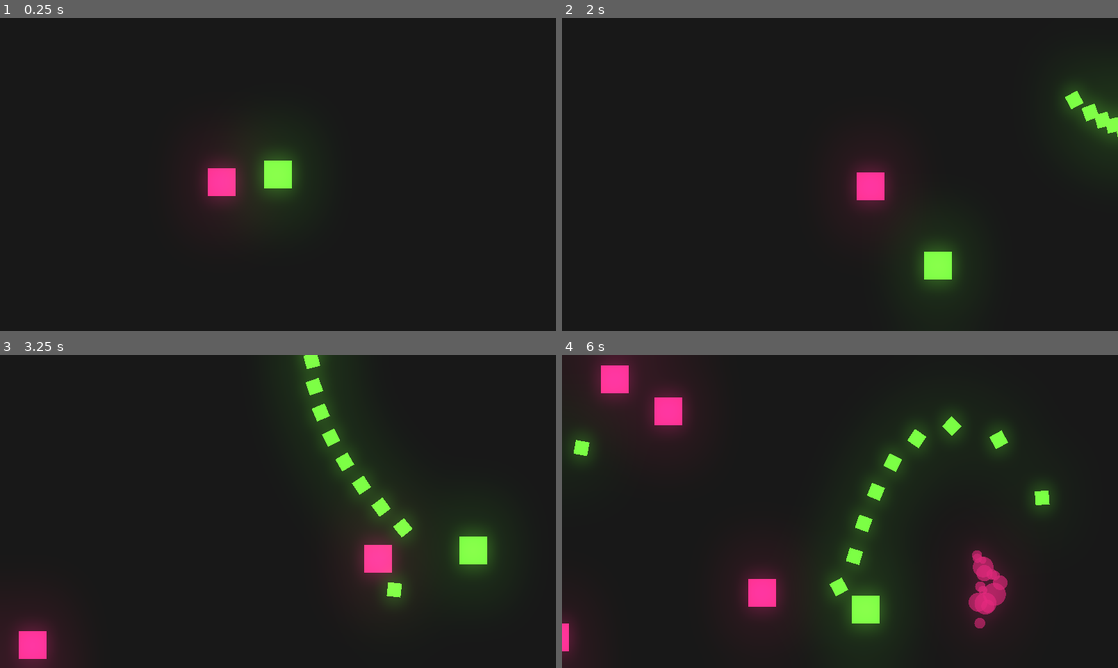
Above: before the commit, frames 1-4 (two rows, left to right).
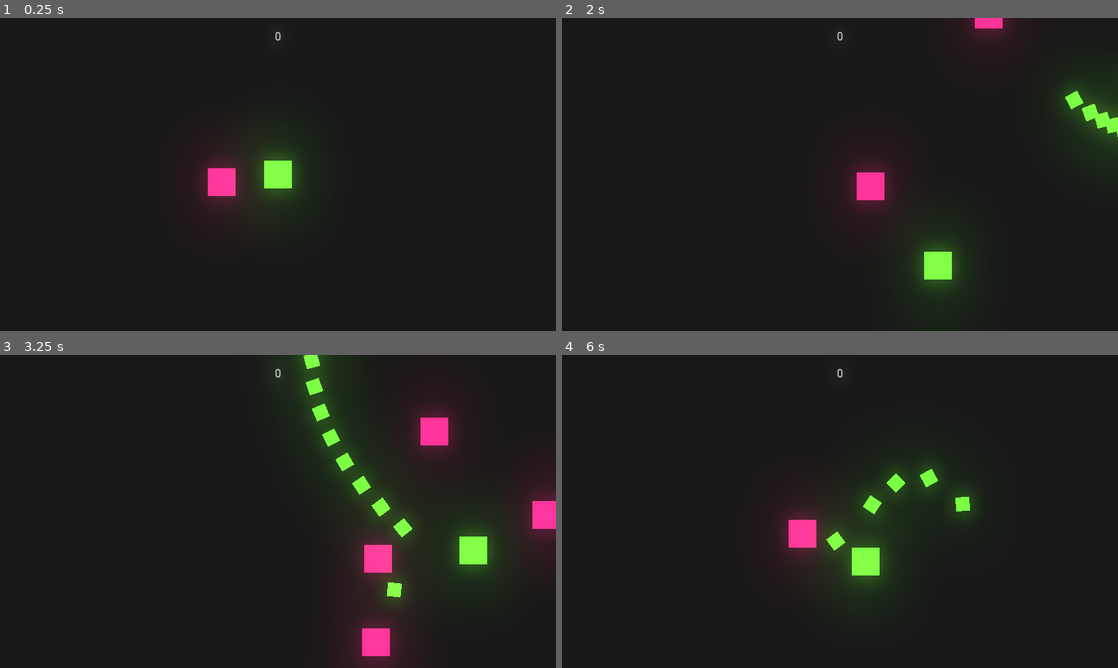
Above: after the commit, the same moments.

Repository: brunobold/CS-Project
Game: Godot game, scene res://scenes/Arena.tscn
The game is run twice, just before and just after one commit, with the same random seed, the same clock (stepped at 60 frames per second) and the same inputs.
Inputs (mouse positions are in pixels of both pictures, inside the frame that each line leads up to):
- Up to frame 1 (0.25 s): no input
- Up to frame 2 (2 s): tap Enter at 0.5 s; move the mouse to (962, 158) at 0.52 s; press the mouse at (962, 158) at 0.53 s; hold D (move_right) 0.53-1.28 s; move the mouse to (728, 190) at 1.27 s; release the mouse at (728, 190) at 1.28 s; hold S (move_down) from 1.28 s (still down); click (728, 190) at 1.35 s
- Up to frame 3 (3.25 s): move the mouse to (333, 442) at 2.02 s; release S (move_down) at 2.03 s; press the mouse at (333, 442) at 2.03 s; hold D (move_right) 2.03-2.78 s; move the mouse to (250, 574) at 2.77 s; release the mouse at (250, 574) at 2.78 s; hold W (move_up) from 2.78 s (still down); click (250, 574) at 2.85 s
- Up to frame 4 (6 s): move the mouse to (1006, 558) at 3.52 s; release W (move_up) at 3.53 s; press the mouse at (1006, 558) at 3.53 s; hold A (move_left) 3.53-5.03 s; move the mouse to (673, 464) at 4.27 s; release the mouse at (673, 464) at 4.28 s; click (673, 464) at 4.35 s; move the mouse to (867, 511) at 5.02 s; press the mouse at (867, 511) at 5.03 s; hold S (move_down) 5.03-5.78 s; move the mouse to (756, 433) at 5.77 s; release the mouse at (756, 433) at 5.78 s; hold D (move_right) from 5.78 s (still down); click (756, 433) at 5.85 s

The runs differ from the first frame. In frame 1, less than 0.1% of the frame differs, in the area x 49-51%, y 4-8%; in frame 2, 0.6%; in frame 3, 5.3%; in frame 4, 13%, in the area x 0-89%, y 0-100%.

Commit message:
Player Death, Respawning & Score
Added ability for player to die. Automatically respawns after 1.5 seconds.

Player score also added.

Diff:
--- a/scenes/Arena.tscn
+++ b/scenes/Arena.tscn
@@ -1,8 +1,9 @@
-[gd_scene load_steps=5 format=2]
+[gd_scene load_steps=6 format=2]
 
 [ext_resource path="res://scenes/Player.tscn" type="PackedScene" id=1]
 [ext_resource path="res://scripts/Arena.gd" type="Script" id=2]
 [ext_resource path="res://scenes/Enemy.tscn" type="PackedScene" id=3]
+[ext_resource path="res://scripts/Score.gd" type="Script" id=4]
 
 [sub_resource type="Environment" id=1]
 background_mode = 4
@@ -21,10 +22,30 @@
 environment = SubResource( 1 )
 
 [node name="Enemy" parent="." instance=ExtResource( 3 )]
-modulate = Color( 0.843137, 0.168627, 0.470588, 1 )
 position = Vector2( 236.235, 191.508 )
 
 [node name="Enemy_spawn_timer" type="Timer" parent="."]
 autostart = true
 
+[node name="UI" type="Node2D" parent="."]
+z_index = 20
+
+[node name="Control" type="Control" parent="UI"]
+margin_right = 640.0
+margin_bottom = 360.0
+__meta__ = {
+"_edit_use_anchors_": false
+}
+
+[node name="Score" type="Label" parent="UI/Control"]
+margin_top = 15.0
+margin_right = 640.0
+margin_bottom = 65.0
+text = "100"
+align = 1
+script = ExtResource( 4 )
+__meta__ = {
+"_edit_use_anchors_": false
+}
+
 [connection signal="timeout" from="Enemy_spawn_timer" to="." method="_on_Enemy_spawn_timer_timeout"]
--- a/scenes/Enemy.tscn
+++ b/scenes/Enemy.tscn
@@ -11,7 +11,9 @@
 texture = ExtResource( 1 )
 script = ExtResource( 2 )
 
-[node name="Hitbox" type="Area2D" parent="."]
+[node name="Hitbox" type="Area2D" parent="." groups=[
+"Enemy",
+]]
 
 [node name="CollisionShape2D" type="CollisionShape2D" parent="Hitbox"]
 visible = false
--- a/scenes/Player.tscn
+++ b/scenes/Player.tscn
@@ -1,7 +1,10 @@
-[gd_scene load_steps=3 format=2]
+[gd_scene load_steps=4 format=2]
 
 [ext_resource path="res://sprites/player.png" type="Texture" id=1]
 [ext_resource path="res://scripts/Player.gd" type="Script" id=2]
+
+[sub_resource type="RectangleShape2D" id=1]
+extents = Vector2( 16, 16 )
 
 [node name="Player" type="Sprite"]
 modulate = Color( 0.4, 0.890196, 0.227451, 1 )
@@ -13,4 +16,11 @@
 one_shot = true
 autostart = true
 
+[node name="Hitbox" type="Area2D" parent="."]
+
+[node name="CollisionShape2D" type="CollisionShape2D" parent="Hitbox"]
+visible = false
+shape = SubResource( 1 )
+
 [connection signal="timeout" from="Reload_speed" to="." method="_on_Reload_speed_timeout"]
+[connection signal="area_entered" from="Hitbox" to="." method="_on_Hitbox_area_entered"]
--- a/scripts/Arena.gd
+++ b/scripts/Arena.gd
@@ -4,6 +4,8 @@
 
 func _ready():
 	Global.node_creation_parent = self
+
+	Global.points = 0
 
 func _exit_tree():
 	Global.node_creation_parent = null
@@ -12,7 +14,7 @@
 func _on_Enemy_spawn_timer_timeout():
 	var enemy_position = Vector2(rand_range(-160, 670), rand_range(-90, 390))
 
-	while enemy_position.x < 640 and enemy_position.x > -80 or enemy_position.y < 360 and enemy_position.y > -45:
+	while enemy_position.x < 640 and enemy_position.x > -80 and enemy_position.y < 360 and enemy_position.y > -45:
 		enemy_position = Vector2(rand_range(-160, 670), rand_range(-90, 390))
 
 	Global.instance_node(enemy_1, enemy_position, self)
--- a/scripts/Enemy.gd
+++ b/scripts/Enemy.gd
@@ -18,6 +18,7 @@
 	global_position += velocity * speed * delta
 
 	if hp <= 0:
+		Global.points += 10
 		if Global.node_creation_parent != null:
 			var blood_particles_instance = Global.instance_node(blood_particles, global_position, Global.node_creation_parent)
 			blood_particles_instance.rotation = velocity.angle()
--- a/scripts/Global.gd
+++ b/scripts/Global.gd
@@ -2,6 +2,8 @@
 
 var node_creation_parent = null
 var player = null
+
+var points = 0
 
 func instance_node(node, location, parent):
 	var node_instance = node.instance()
--- a/scripts/Player.gd
+++ b/scripts/Player.gd
@@ -6,6 +6,7 @@
 var bullet = preload("res://scenes/Bullet.tscn") # Calling bullet scene.
 
 var can_shoot = true # Ability for player to shoot.
+var is_dead = false
 
 func _ready():
 	Global.player = self
@@ -20,12 +21,20 @@
 
 	velocity = velocity.normalized() # Smooth player movement at all angles.
 
-	global_position += speed * velocity * delta
+	if is_dead == false:
+		global_position += speed * velocity * delta
 
-	if Input.is_action_pressed("click") and Global.node_creation_parent != null and can_shoot: # Player Shooting
+	if Input.is_action_pressed("click") and Global.node_creation_parent != null and can_shoot and is_dead == false: # Player Shooting
 		Global.instance_node(bullet, global_position, Global.node_creation_parent)
 		$Reload_speed.start() # Reload Cooldown
 		can_shoot = false
 
 func _on_Reload_speed_timeout(): # Once cooldown is over, run function.
 	can_shoot = true
+
+func _on_Hitbox_area_entered(area):
+	if area.is_in_group("Enemy"):
+		is_dead = true
+		visible = false
+		yield(get_tree().create_timer(1.5), "timeout")
+		get_tree().reload_current_scene()
--- /dev/null
+++ b/scripts/Score.gd
@@ -0,0 +1,4 @@
+extends Label
+
+func _process(delta):
+	text = String(Global.points)
